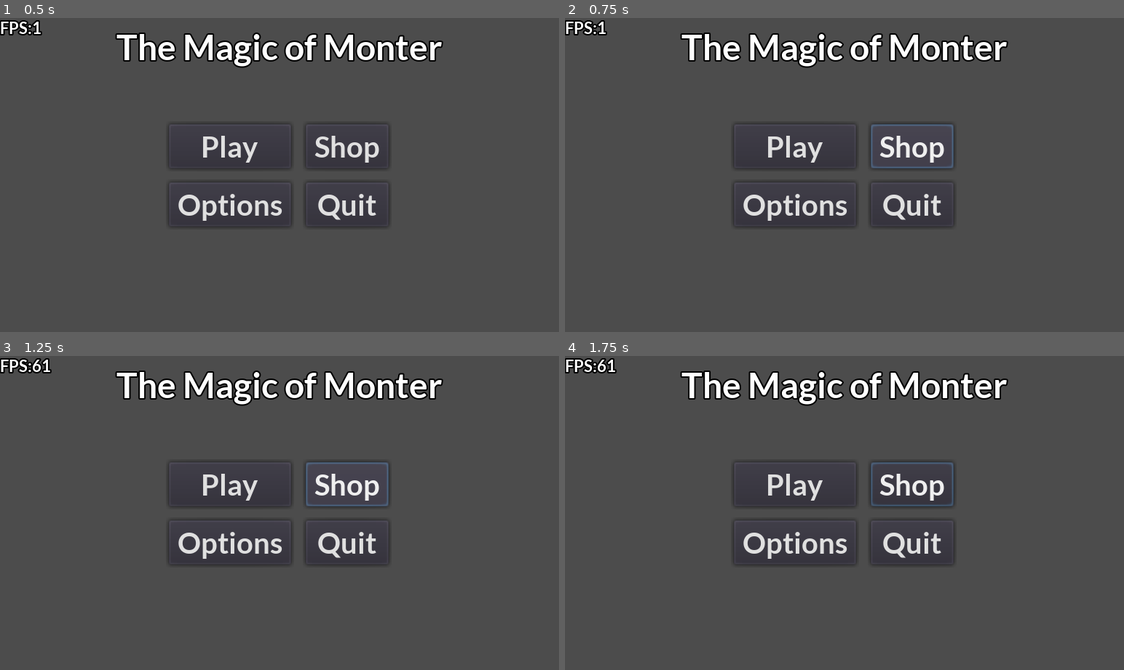
Above: before the commit, frames 1-4 (two rows, left to right).
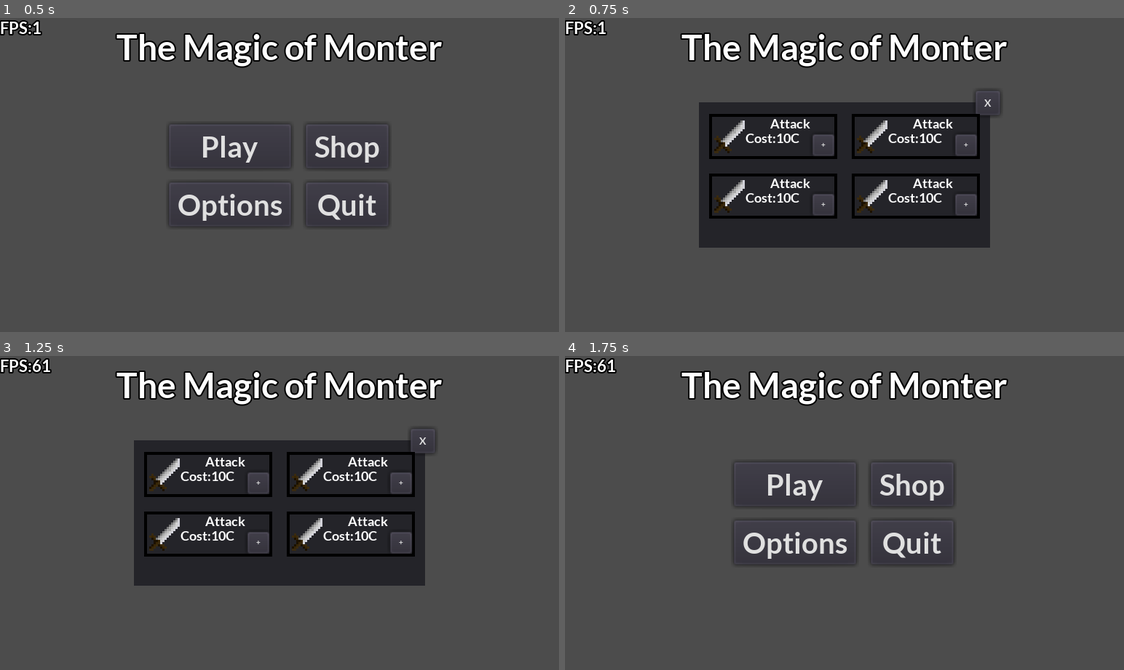
Above: after the commit, the same moments.

Repository: lolo111channel/TheMagicOfMonster
Game: Godot game, scene res://Levels/MainMenu.tscn
Two runs of this game, one before a commit and one after it. Both use one fixed random seed, a clock stepped at 60 frames per second and the inputs below. The engine's default icon, where the game draws it, is replaced by a stand-in: a white triangle on a blue panel in a dark square.
Inputs (mouse positions are in pixels of both pictures, inside the frame that each line leads up to):
- Up to frame 1 (0.5 s): no input
- Up to frame 2 (0.75 s): click "Shop" at 0.5 s
- Up to frame 3 (1.25 s): no input
- Up to frame 4 (1.75 s): click (989, 440) at 1.25 s, where only the run after the commit has a clickable "X"

Frame 1 is identical in both runs. In frame 2, 20% of the frame differs, in the area x 23-78%, y 22-74%; in frame 3, 20%; in frame 4, 0.2%.

Commit message:
beginning shop

Diff:
--- a/Levels/MainMenu.tscn
+++ b/Levels/MainMenu.tscn
@@ -1,9 +1,11 @@
-[gd_scene load_steps=8 format=2]
+[gd_scene load_steps=11 format=2]
 
 [ext_resource path="res://Graphics/Fonts/Lato-Bold.ttf" type="DynamicFontData" id=1]
+[ext_resource path="res://Prefabs/UpgradePanel.tscn" type="PackedScene" id=2]
 [ext_resource path="res://Scripts/MainMenu/Menu.gd" type="Script" id=3]
 [ext_resource path="res://Prefabs/FPS_counter.tscn" type="PackedScene" id=4]
 [ext_resource path="res://Scripts/MainMenu/SelectLevel.gd" type="Script" id=5]
+[ext_resource path="res://Scripts/MainMenu/Shop.gd" type="Script" id=6]
 
 [sub_resource type="DynamicFont" id=1]
 size = 24
@@ -20,6 +22,10 @@
 size = 8
 font_data = ExtResource( 1 )
 
+[sub_resource type="DynamicFont" id=4]
+size = 7
+font_data = ExtResource( 1 )
+
 [node name="MainMenu" type="Node2D"]
 
 [node name="Canvas" type="CanvasLayer" parent="."]
@@ -35,6 +41,8 @@
 __meta__ = {
 "_edit_use_anchors_": false
 }
+
+[node name="FPS_counter" parent="Canvas" instance=ExtResource( 4 )]
 
 [node name="Menu" type="Control" parent="Canvas"]
 margin_right = 384.0
@@ -145,10 +153,83 @@
 [node name="Grid" type="GridContainer" parent="Canvas/SelectLevel/Panel/Scroll/VBox"]
 custom_constants/vseparation = 227
 
-[node name="FPS_counter" parent="Canvas" instance=ExtResource( 4 )]
+[node name="Shop" type="Control" parent="Canvas"]
+visible = false
+margin_right = 384.0
+margin_bottom = 216.0
+script = ExtResource( 6 )
+__meta__ = {
+"_edit_use_anchors_": false
+}
+
+[node name="Center" type="CenterContainer" parent="Canvas/Shop"]
+margin_right = 384.0
+margin_bottom = 216.0
+__meta__ = {
+"_edit_use_anchors_": false
+}
+
+[node name="Panel" type="Panel" parent="Canvas/Shop/Center"]
+margin_left = 92.0
+margin_top = 58.0
+margin_right = 292.0
+margin_bottom = 158.0
+rect_min_size = Vector2( 200, 100 )
+
+[node name="Button" type="Button" parent="Canvas/Shop/Center/Panel"]
+margin_left = 190.216
+margin_top = -8.13508
+margin_right = 207.216
+margin_bottom = 8.86492
+custom_fonts/font = SubResource( 4 )
+text = "X"
+__meta__ = {
+"_edit_use_anchors_": false
+}
+
+[node name="GridContainer" type="GridContainer" parent="Canvas/Shop/Center/Panel"]
+margin_left = 7.0
+margin_top = 8.0
+margin_right = 194.0
+margin_bottom = 98.0
+custom_constants/vseparation = 41
+custom_constants/hseparation = 98
+columns = 2
+__meta__ = {
+"_edit_use_anchors_": false
+}
+
+[node name="Upgrade" parent="Canvas/Shop/Center/Panel/GridContainer" instance=ExtResource( 2 )]
+anchor_right = 0.0
+anchor_bottom = 0.0
+margin_right = 0.0
+margin_bottom = 0.0
+
+[node name="Upgrade2" parent="Canvas/Shop/Center/Panel/GridContainer" instance=ExtResource( 2 )]
+anchor_right = 0.0
+anchor_bottom = 0.0
+margin_left = 98.0
+margin_right = 98.0
+margin_bottom = 0.0
+
+[node name="Upgrade3" parent="Canvas/Shop/Center/Panel/GridContainer" instance=ExtResource( 2 )]
+anchor_right = 0.0
+anchor_bottom = 0.0
+margin_top = 41.0
+margin_right = 0.0
+margin_bottom = 41.0
+
+[node name="Upgrade4" parent="Canvas/Shop/Center/Panel/GridContainer" instance=ExtResource( 2 )]
+anchor_right = 0.0
+anchor_bottom = 0.0
+margin_left = 98.0
+margin_top = 41.0
+margin_right = 98.0
+margin_bottom = 41.0
 
 [connection signal="pressed" from="Canvas/Menu/Margin/Grid/PlayButton" to="Canvas/Menu" method="_on_PlayButton_pressed"]
 [connection signal="pressed" from="Canvas/Menu/Margin/Grid/ShopButton" to="Canvas/Menu" method="_on_ShopButton_pressed"]
 [connection signal="pressed" from="Canvas/Menu/Margin/Grid/OptionsButton" to="Canvas/Menu" method="_on_OptionsButton_pressed"]
 [connection signal="pressed" from="Canvas/Menu/Margin/Grid/QuitButton" to="Canvas/Menu" method="_on_QuitButton_pressed"]
 [connection signal="pressed" from="Canvas/SelectLevel/Panel/Exit" to="Canvas/SelectLevel" method="_on_Exit_pressed"]
+[connection signal="pressed" from="Canvas/Shop/Center/Panel/Button" to="Canvas/Shop" method="_on_Button_pressed"]
--- /dev/null
+++ b/Prefabs/UpgradePanel.tscn
@@ -0,0 +1,76 @@
+[gd_scene load_steps=6 format=2]
+
+[ext_resource path="res://Graphics/Icons/Sword.png" type="Texture" id=1]
+[ext_resource path="res://Graphics/Fonts/Lato-Bold.ttf" type="DynamicFontData" id=2]
+
+[sub_resource type="StyleBoxFlat" id=1]
+bg_color = Color( 0.6, 0.6, 0.6, 0 )
+border_width_left = 2
+border_width_top = 2
+border_width_right = 2
+border_width_bottom = 2
+border_color = Color( 0, 0, 0, 1 )
+
+[sub_resource type="DynamicFont" id=2]
+size = 9
+font_data = ExtResource( 2 )
+
+[sub_resource type="DynamicFont" id=3]
+size = 5
+font_data = ExtResource( 2 )
+
+[node name="Upgrade" type="Control"]
+anchor_right = 1.0
+anchor_bottom = 1.0
+margin_right = -296.0
+margin_bottom = -185.0
+__meta__ = {
+"_edit_use_anchors_": false
+}
+
+[node name="Panel" type="Panel" parent="."]
+margin_right = 88.0
+margin_bottom = 31.0
+custom_styles/panel = SubResource( 1 )
+__meta__ = {
+"_edit_use_anchors_": false
+}
+
+[node name="Sprite" type="Sprite" parent="Panel"]
+position = Vector2( 14.139, 15 )
+scale = Vector2( 1.5, 1.5 )
+texture = ExtResource( 1 )
+
+[node name="Label" type="Label" parent="Panel"]
+margin_left = 28.1487
+margin_top = 1.2973
+margin_right = 85.1487
+margin_bottom = 12.2973
+custom_fonts/font = SubResource( 2 )
+text = "Attack"
+align = 1
+__meta__ = {
+"_edit_use_anchors_": false
+}
+
+[node name="Label2" type="Label" parent="Panel"]
+margin_left = 25.1487
+margin_top = 11.2973
+margin_right = 82.1487
+margin_bottom = 22.2973
+custom_fonts/font = SubResource( 2 )
+text = "Cost:10C"
+__meta__ = {
+"_edit_use_anchors_": false
+}
+
+[node name="Button" type="Button" parent="Panel"]
+margin_left = 71.0
+margin_top = 14.0
+margin_right = 86.0
+margin_bottom = 29.0
+custom_fonts/font = SubResource( 3 )
+text = "+"
+__meta__ = {
+"_edit_use_anchors_": false
+}
--- a/Scripts/Enemy/Enemy.gd
+++ b/Scripts/Enemy/Enemy.gd
@@ -32,6 +32,8 @@
 	health = level * 100
 	attack = level * 2
 
+	shooting.weapon_scatter = 10
+
 	$Label.text = str(level) + "lvl"
 	$ProgressBar.max_value = health
 
@@ -46,7 +48,7 @@
 
 func _physics_process(delta):
 	if(Global.player):
-		ai.generate_path(target_position)
+		ai.generate_path(Global.player.global_position)
 		ai.navigate()
 
 
@@ -56,9 +58,9 @@
 
 
 	if(distance >= 30):
-		move()
-	elif(distance < 30):
-		move()
+		move(1)
+	elif(distance < 25):
+		move(-1)
 
 
 	if(distance < 50 and isShot == true):
@@ -67,8 +69,8 @@
 		isShot = false
 
 
-func move():
-	ai.velocity = move_and_slide(ai.velocity)
+func move(x):
+	ai.velocity = move_and_slide(x * ai.velocity)
 
 
 func death_system():
@@ -84,7 +86,7 @@
 		manager.everyone_eniemies -= 1
 		Global.player.experience += 20
 
-		Global.coins += 25
+		Global.coins += 5
 		queue_free()
 
 
@@ -92,7 +94,7 @@
 func _on_Area2D_body_entered(body):
 	if (body.is_in_group("Bullet")):
 		health -= body.attack
-		Global.coins += 5
+		Global.coins += 1
 		body.queue_free()
 
 
--- a/Scripts/MainMenu/Menu.gd
+++ b/Scripts/MainMenu/Menu.gd
@@ -1,13 +1,15 @@
 extends Control
 
 onready var select_level:Control = get_owner().get_node("Canvas/SelectLevel")
+onready var shop:Control = get_node("/root/MainMenu/Canvas/Shop")
+
 
 func _on_PlayButton_pressed():
 	if(!select_level.visible):
 		select_level.visible = true
 
 func _on_ShopButton_pressed():
-	print("Shop")
+	shop.visible = true
 
 
 func _on_OptionsButton_pressed():
--- /dev/null
+++ b/Scripts/MainMenu/Shop.gd
@@ -0,0 +1,5 @@
+extends Control
+
+
+func _on_Button_pressed():
+	visible = false
--- a/Scripts/Manager.gd
+++ b/Scripts/Manager.gd
@@ -27,4 +27,5 @@
 		everyone_eniemies = wave * 10
 		enemies = 0
 		max_enemies = everyone_eniemies
+		Global.coins += 20
 	pass
--- a/Scripts/Shooting/Shooting.gd
+++ b/Scripts/Shooting/Shooting.gd
@@ -5,14 +5,18 @@
 var position_to_look_at:Vector2
 
 var attack:int = 10
+var weapon_scatter:int = 0
+
+var rng:RandomNumberGenerator = RandomNumberGenerator.new()
 func _physics_process(delta):
 	look_at(position_to_look_at)
 
 func shot():
+	rng.randomize()
 	var real_bullet = bullet.instance()
 
 	real_bullet.global_position = $point.global_position
-	real_bullet.global_rotation_degrees = global_rotation_degrees
+	real_bullet.global_rotation_degrees = global_rotation_degrees + rng.randi_range(-weapon_scatter,weapon_scatter)
 	real_bullet.attack = attack
 
 	get_node("/root/Test_Level").add_child(real_bullet)
--- a/Scripts/Spawner.gd
+++ b/Scripts/Spawner.gd
@@ -14,7 +14,7 @@
 
 func _physics_process(delta):
 	time += delta
-	if time > 2:
+	if time > 3:
 		spawn_enemies()
 		time = 0
 	pass
Binary file added: Graphics/Icons/Sword.png
Not shown, added: Graphics/Icons/Sword.png.import
